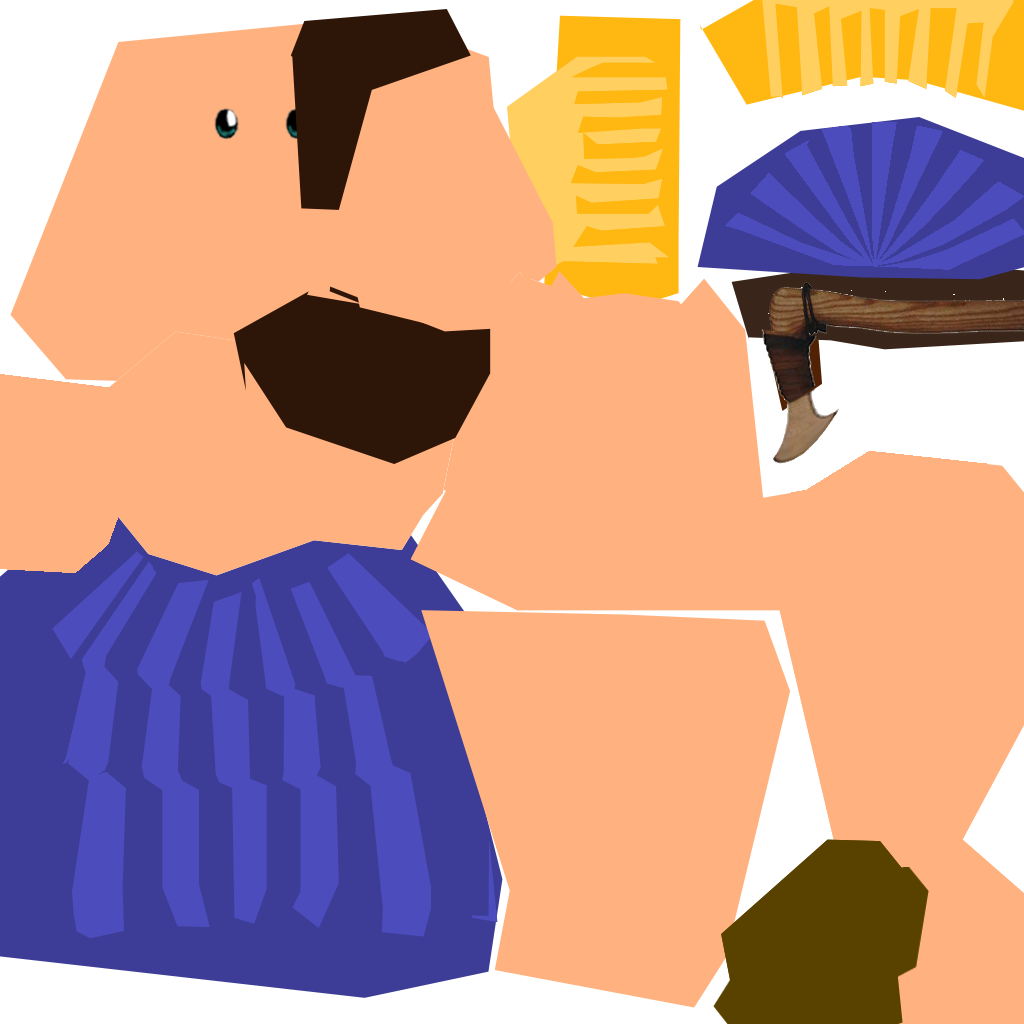
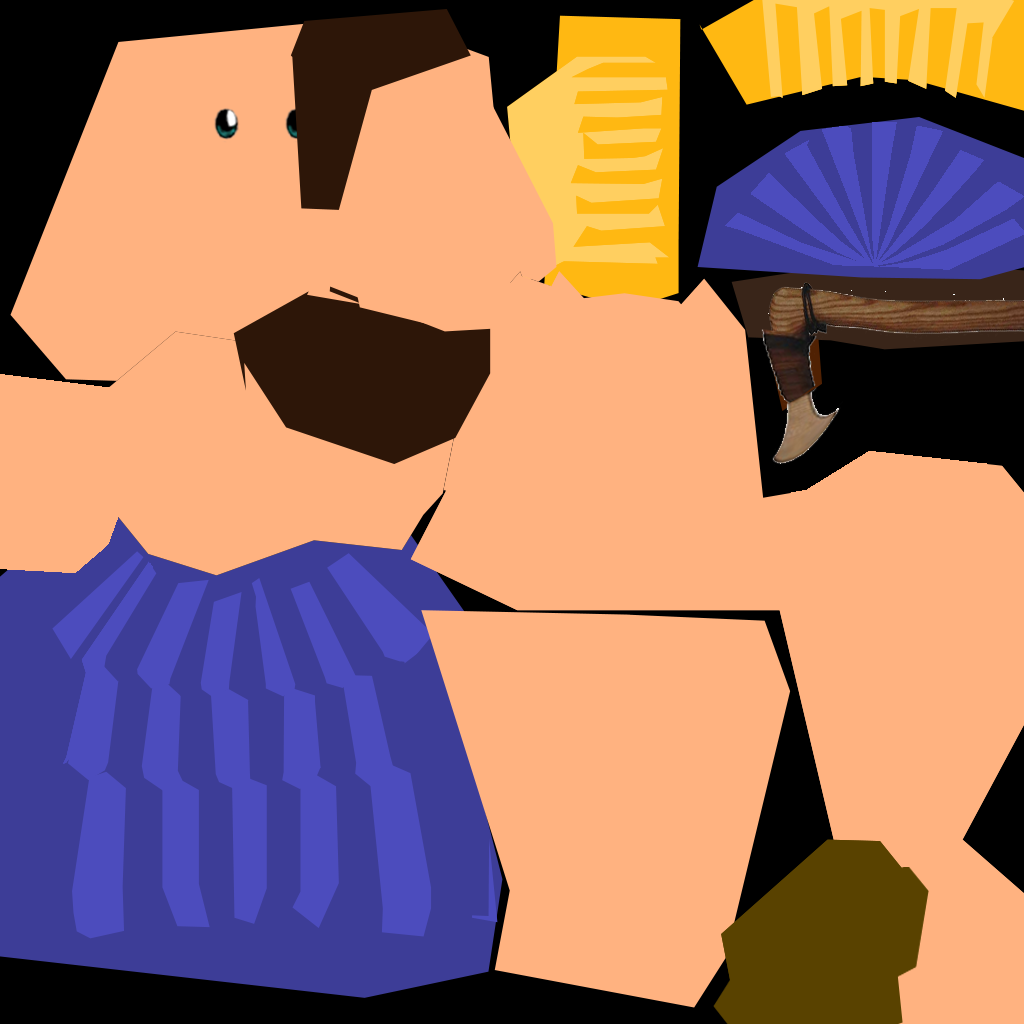
Two versions of the same layered image (1024×1024). Layer-by-layer changes:
added layer "Layer 20" over [0, 0, 1024, 1024]
